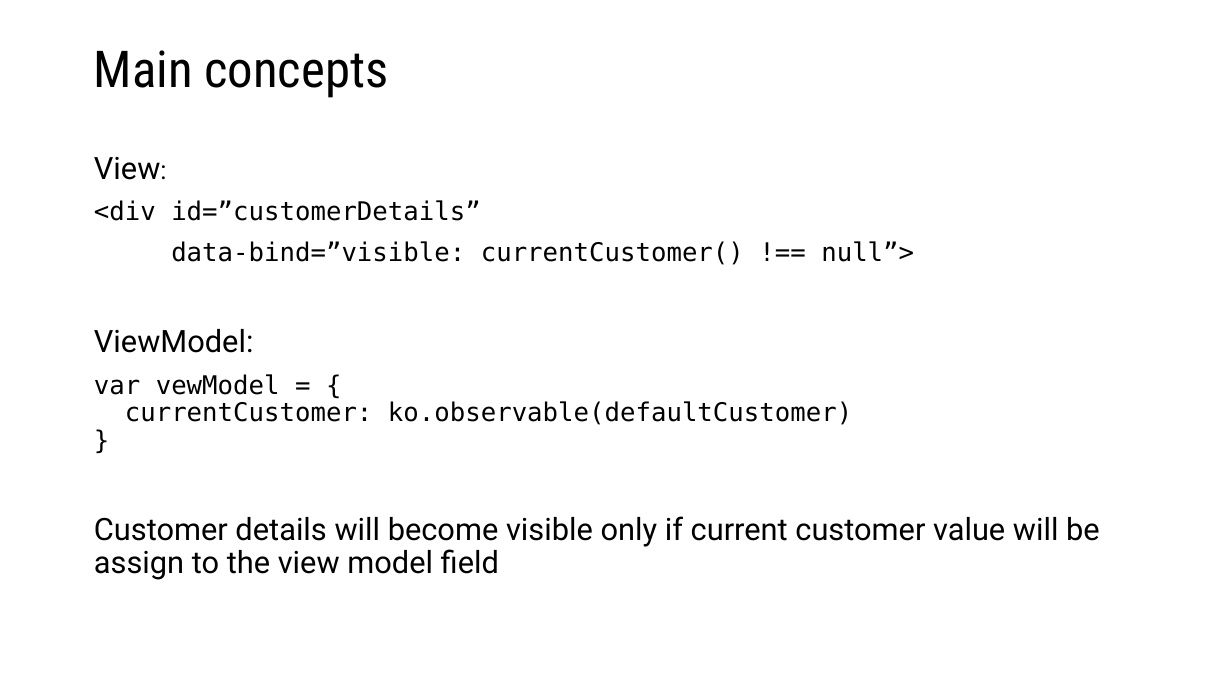
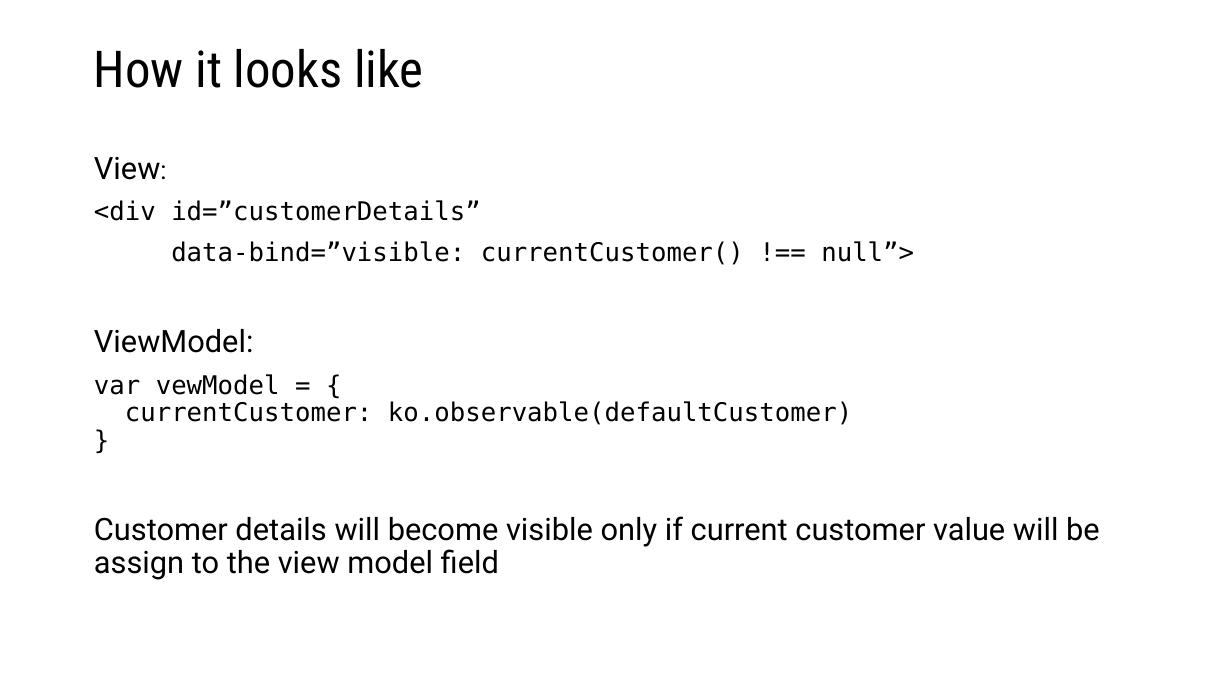
Before and after one commit to vba/presentations, a slide deck: slide 10 of knockout.js/knockout.js.pptx (slide 7 before the commit). Drawn at 1232x693 pixels with LibreOffice and Linux fonts; fonts in the diff are those of the drawing. Boxes give left, top, right and bottom in pixels: in the first picture for what was removed or moved away, otherwise in the second. Text is boxed around its words. In the diff, an @@ line names an element or a change of style, - is before the commit and + after.

```diff
--- a/knockout.js/knockout.js.pptx
+++ b/knockout.js/knockout.js.pptx
@@ title at bbox=[94, 49, 423, 88]: text changed @@
-Main concepts
+How it looks like
```
Also in this commit, not shown: 2 other slides changed, 4 slides added.
